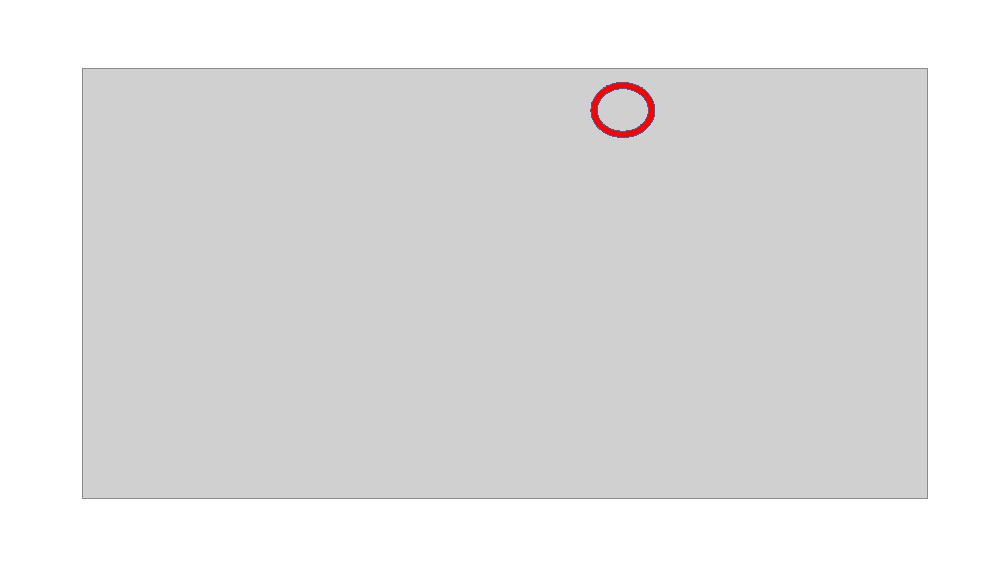
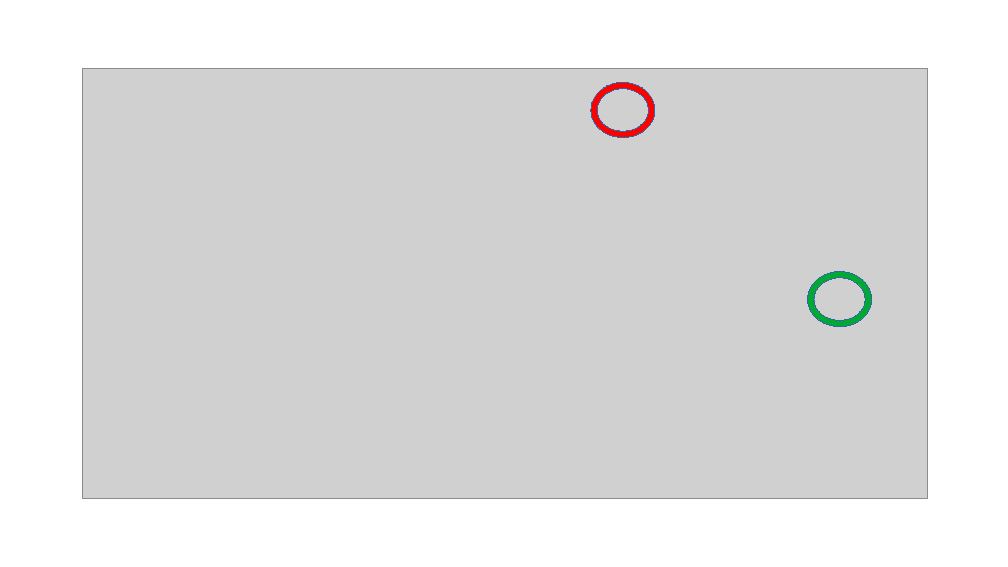
Before and after one commit to calvin-cs262-fall2020-teamD/freetime-project, a slide deck: slide 5 of Domain_Model_Presentation.pptx. Drawn at 1008x567 pixels with LibreOffice and Linux fonts; fonts in the diff are those of the drawing; grey boxes stand for pictures. Boxes give left, top, right and bottom in pixels: in the first picture for what was removed or moved away, otherwise in the second. Text is boxed around its words. In the diff, an @@ line names an element or a change of style, - is before the commit and + after.

```diff
--- a/Domain_Model_Presentation.pptx
+++ b/Domain_Model_Presentation.pptx
@@ donut added at [808,272,872,327], fill #00A933, outline #3465A4 0.75 pt @@
```
Also in this commit, not shown: 3 other slides changed, 1 slide added, 1 slide removed.
